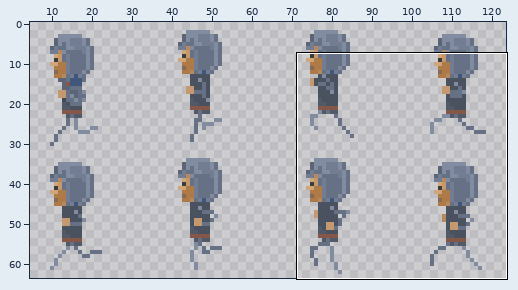
Two versions of one sprite sheet, img/HeroBoss/Boss_walk West.png. The picture above shows the old version from afar; the outline marks the close-up.
Close-up. Before:
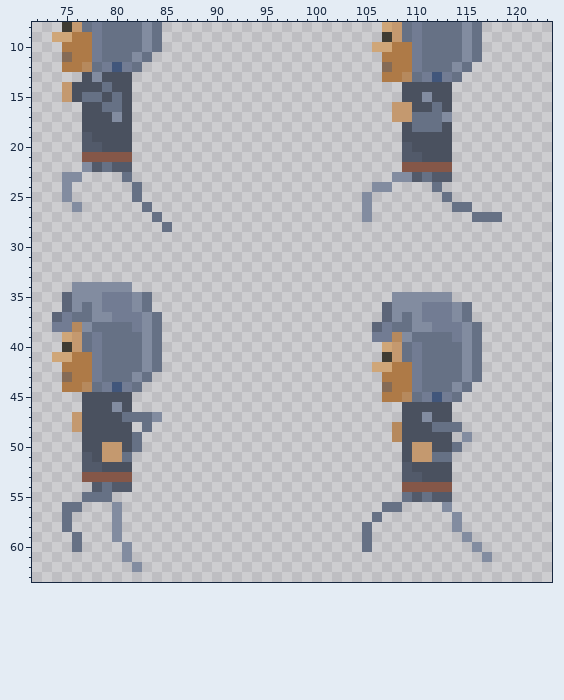
The file is 256x128 pixels, drawn in blocks of 2x2; one block is one cell here. Colours within 5 levels of each other are drawn and written as one. Shown: x 72..123, y 8..63. The wide view leaves out empty margins. The commit also changed other parts of the picture, which this record leaves out.
After the commit:
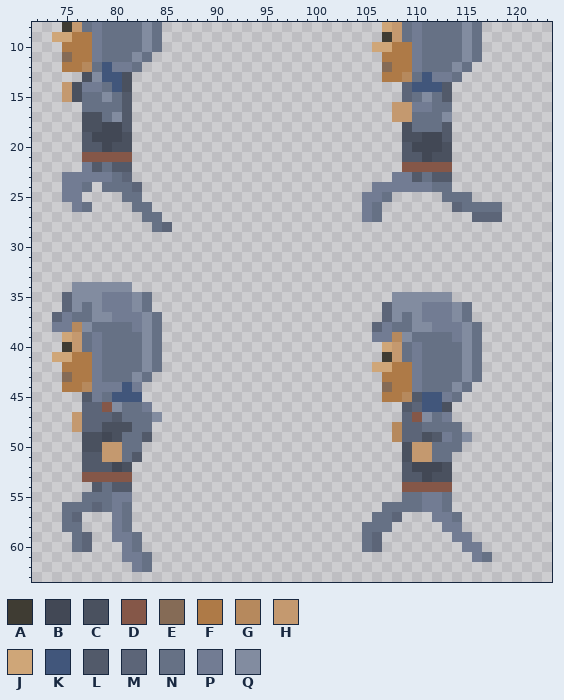
Palette (. is transparent): A #3f3c33  B #424855  C #4a515f  D #855748  E #856b56  F #ae7a47  G #b6895d  H #c4996f  J #cfa678  K #41567b  L #525a6a  M #5c6578  N #667185  P #727c93  Q #828ca0
Edits made:
Changed rows in their new state; - is an unchanged pixel.
first column x 75:
12 ----KP--------------------------------------
13 ----KK------------------------------KP------
14 --PP-K----------------------------MKKKL-----
15 ----Q-L---------------------------MN-NL-----
16 --NN--L----------------------------PP-N-----
17 ----N-L-------------------------------------
18 ----BBL-------------------------------L-----
19 ---BBB------------------------------BBL-----
20 ----B------------------------------BBB------
21 ------------------------------------B-------
22 --P-----------------------------------------
23 PPPPPNM--------------------------PP---------
24 PPN-NNNM-----------------------PPPPPP-N-----
25 PP----N-----------------------PPN------NN---
26 -PN----N----------------------PN-------M-NNN
27 --------N---------------------PN---------MMM
28 ---------NM---------------------------------
first column x 76:
44 --P-PKP-----------------------------------
45 -LPNKKK---------------------------LK------
46 -MMD-NNP-------------------------LMKK-----
47 -MMML----------------------------MD-NP----
48 -MM---N--------------------------MMN------
49 ---B-N-L-------------------------MM-LPN---
50 -----N------------------------------NN----
51 --L---L-----------------------------------
52 ---LB-----------------------------BBB-----
53 -----------------------------------B------
55 ----PP----------------------------NPPN----
56 -NMNPN---------------------------NNPPN----
57 M---PN-------------------------NM---PPN---
58 N---PN------------------------NN-----PP---
59 -M--PPN-----------------------M-------PP--
60 -M---PN-----------------------M--------PP-
61 -----PPN--------------------------------PN
62 ------PN----------------------------------
